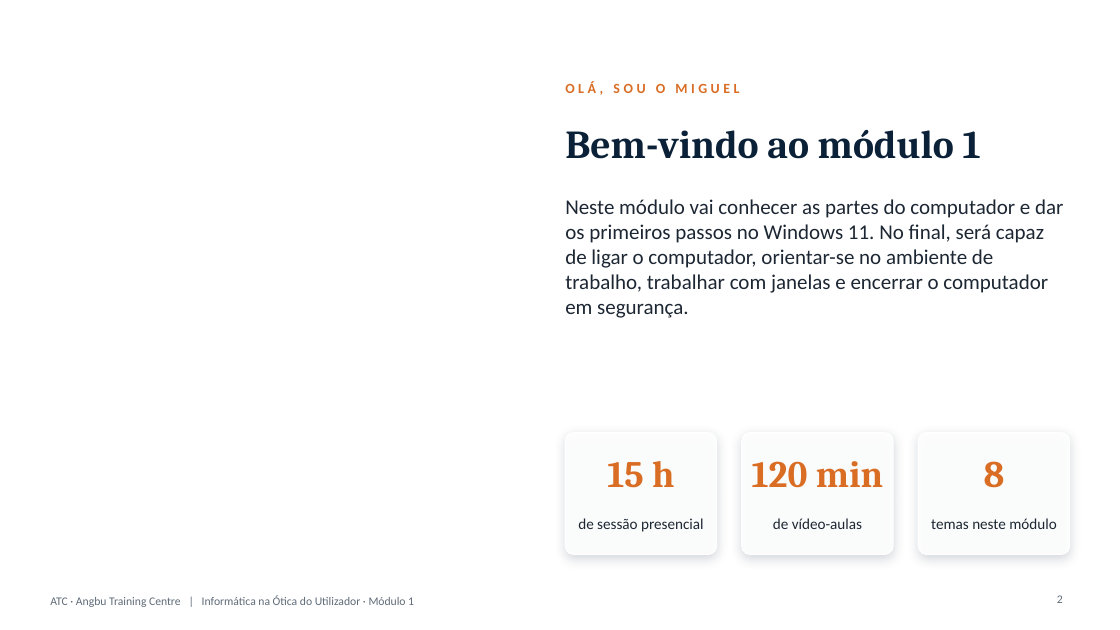
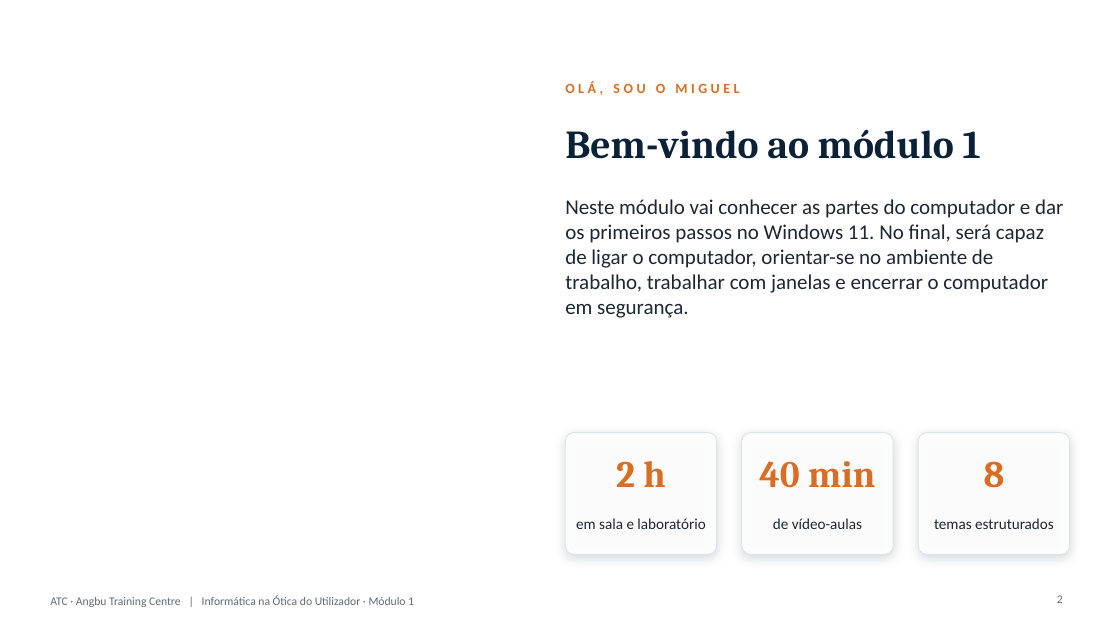
Before and after one commit to almeidaojose36/atc_lms, a slide deck: slide 2 of producao/apresentacoes/Informatica_Modulo1.pptx. Drawn at 1120x630 pixels with LibreOffice and Linux fonts; fonts in the diff are those of the drawing; background and template pictures are left out. Boxes give left, top, right and bottom in pixels: in the first picture for what was removed or moved away, otherwise in the second. Text is boxed around its words. In the diff, an @@ line names an element or a change of style, - is before the commit and + after.

```diff
--- a/producao/apresentacoes/Informatica_Modulo1.pptx
+++ b/producao/apresentacoes/Informatica_Modulo1.pptx
@@ fill #FFFFFF at 90% opacity to #FFFFFF at 92% opacity; outline #FFFFFF 1 pt to #DCE3E9 0.75 pt in 3 elements at box(565, 433, 717, 555), box(742, 433, 893, 555), box(918, 433, 1070, 555) @@
@@ text at box(616, 461, 665, 487): text changed @@
-15 h
+2 h
@@ text at box(759, 461, 875, 488): text changed @@
-120 min
+40 min
@@ text at box(576, 518, 705, 529): text changed @@
-de sessão presencial
+em sala e laboratório
@@ text at box(934, 518, 1054, 529): text changed @@
-temas neste módulo
+temas estruturados
```
Also in this commit, not shown: 16 other slides changed, 2 slides added, 22 other files.
